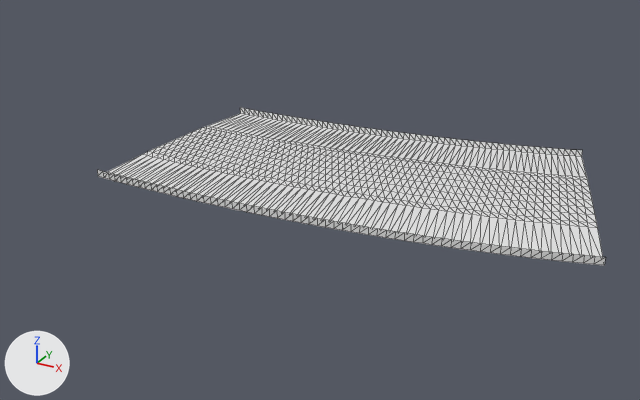
Two versions of the glTF model public/assets/gen4/models/track-18.glb, one commit apart.
The view is the same before and after, from a camera (50 mm lens) standing at (579.1, -575.1, 53.8) and looking at (524.9, -476.6, 4.5). The axes (+X, +Y, +Z) are drawn at lower left. The lights are the same throughout. The picture after the commit comes second. Mesh edges are drawn as thin lines. Vertices at exactly the same position are counted once.

Objects in the first picture: 'track-18'.
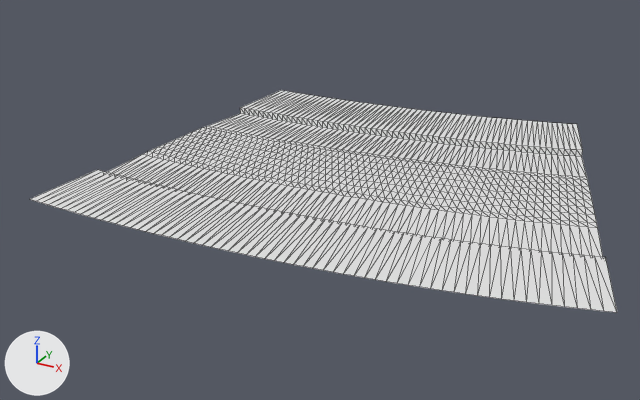
What differs and where, as boxes (x1, y1, x2, y2) in the pictures (640 x 400 px):
'track-18', reshaped (15% wider, 41% taller): before (97, 108, 606, 265); after (30, 90, 617, 312)
part 1 of me_track_18, added: after (30, 170, 617, 312)
part 2 of me_track_18, added: after (241, 90, 582, 150)

Diff of the bpy script that builds the scene:
```diff
--- a/public/assets/gen4/models/track-18.glb.py
+++ b/public/assets/gen4/models/track-18.glb.py
@@ me_track_18 @@
 # used by ob_track_18; location = (0.0, 0.0, 0.0)
-me_track_18.from_pydata(...)  # 819 vertices, 1488 faces; spans x 497.1..564.6, y -490.5..-450.6, z 7.3..8.6
+me_track_18.from_pydata(...)  # 945 vertices, 1736 faces; spans x 496.4..568.3, y -502.5..-439.2, z 7.3..8.6
+# me_track_18 part 1
+# 58 vertices are added at x 496.4..568.3, y -502.5..-494.8, z 8.3..8.6
+# 5 new vertices lie (1.2, 0.2, 0.0) away from vertices in x 539.8..553.9, y -500.9..-498.5, z 8.6
+# 124 new faces join them
+# me_track_18 part 2
+# 63 vertices are added at x 499.6..550.5, y -445.2..-439.2, z 8.3..8.6
+# 124 new faces join them
```
